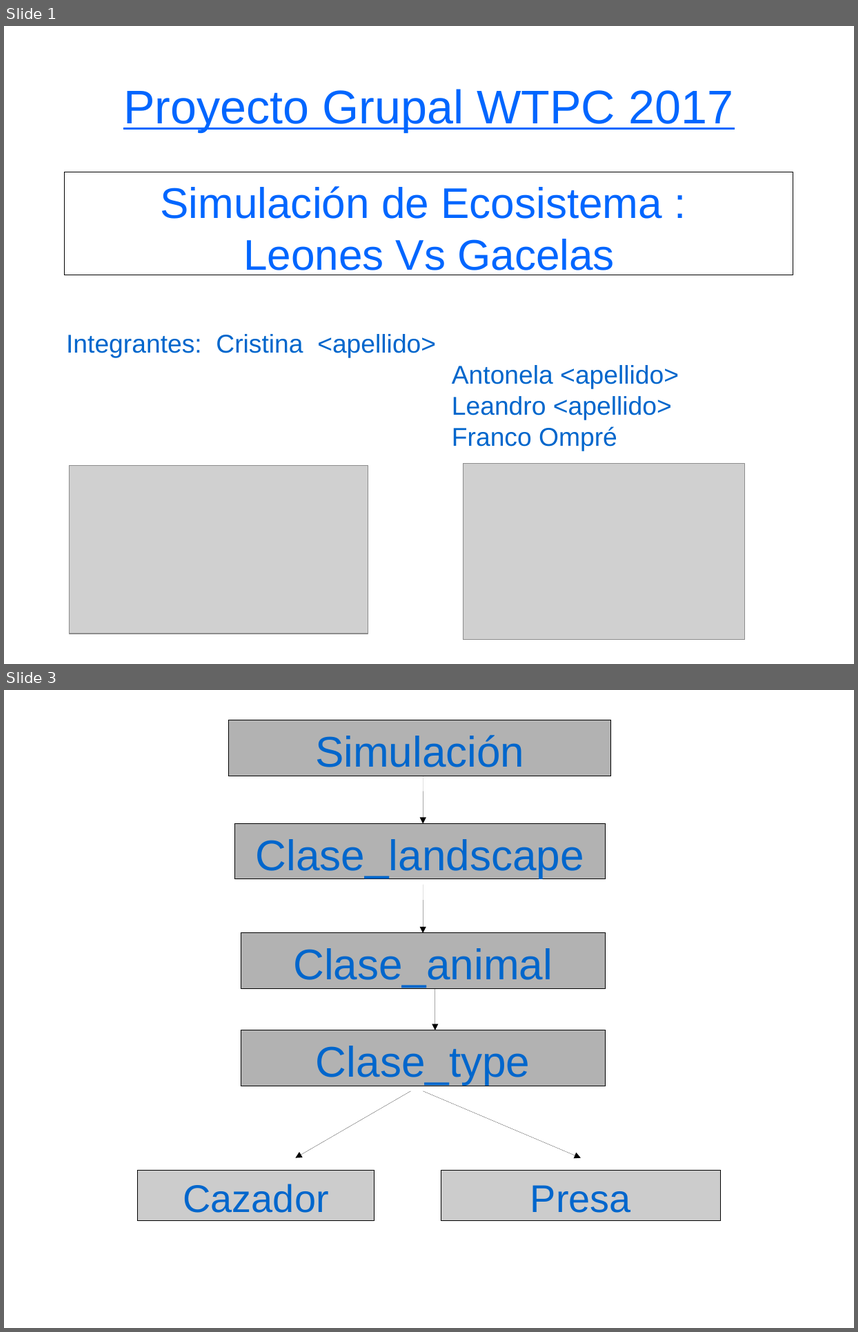
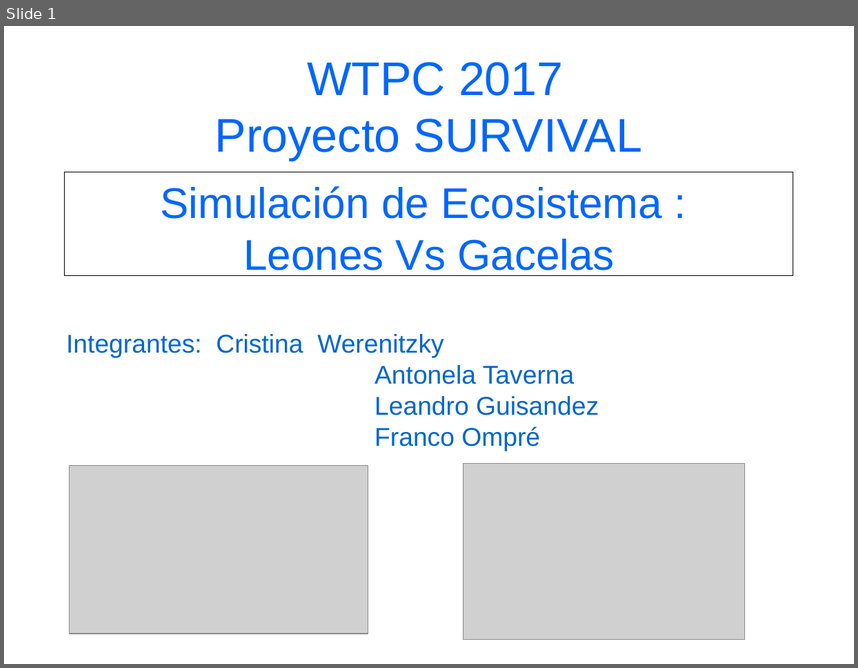
Before and after one commit to OmpreFranco/Proyecto-, a slide deck: presentacion_powerpoint.odp. Shown one above the other, each under a label of ours: slides 1 and 3 before the commit, slide 1 after it; the slides between them are not shown. The pictures are 858x1332 and 858x668 pixels, drawn with LibreOffice and Linux fonts; fonts in the diff are those of the drawing; grey boxes stand for pictures. Boxes give left, top, right and bottom in pixels: in the first picture for what was removed or moved away, otherwise in the second. Text is boxed around its words. In the diff, an @@ line names an element or a change of style, - is before the commit and + after.

```diff
--- a/presentacion_powerpoint.odp
+++ b/presentacion_powerpoint.odp
@@ slide 3 removed at bbox=[4, 690, 854, 1328], background #FFFFFF @@
@@ rectangle removed at bbox=[228, 720, 611, 776] @@
-Simulación
@@ arrow removed from (423, 776) to (423, 823) @@
@@ rectangle removed at bbox=[234, 823, 605, 879] @@
-Clase_landscape
@@ arrow removed from (423, 885) to (423, 933) @@
@@ rectangle removed at bbox=[241, 933, 605, 989] @@
-Clase_animal
@@ arrow removed from (435, 989) to (435, 1030) @@
@@ rectangle removed at bbox=[241, 1030, 605, 1086] @@
-Clase_type
@@ arrow removed from (411, 1091) to (296, 1157) @@
@@ arrow removed from (423, 1091) to (581, 1157) @@
@@ rectangle removed at bbox=[137, 1170, 375, 1221] @@
-Cazador
@@ rectangle removed at bbox=[441, 1170, 721, 1221] @@
-Presa
@@ slide 1 changed as well @@
@@ title at bbox=[215, 62, 642, 160]: text changed @@
-Proyecto Grupal WTPC 2017
+WTPC 2017
+Proyecto SURVIVAL
@@ text at bbox=[66, 334, 599, 415]: text changed @@
-Integrantes: Cristina <apellido>
-Antonela <apellido>
-Leandro <apellido>
+Integrantes: Cristina Werenitzky
+Antonela Taverna
+Leandro Guisandez
```
Also in this commit, not shown: 7 slides added, 2 other slides removed.
